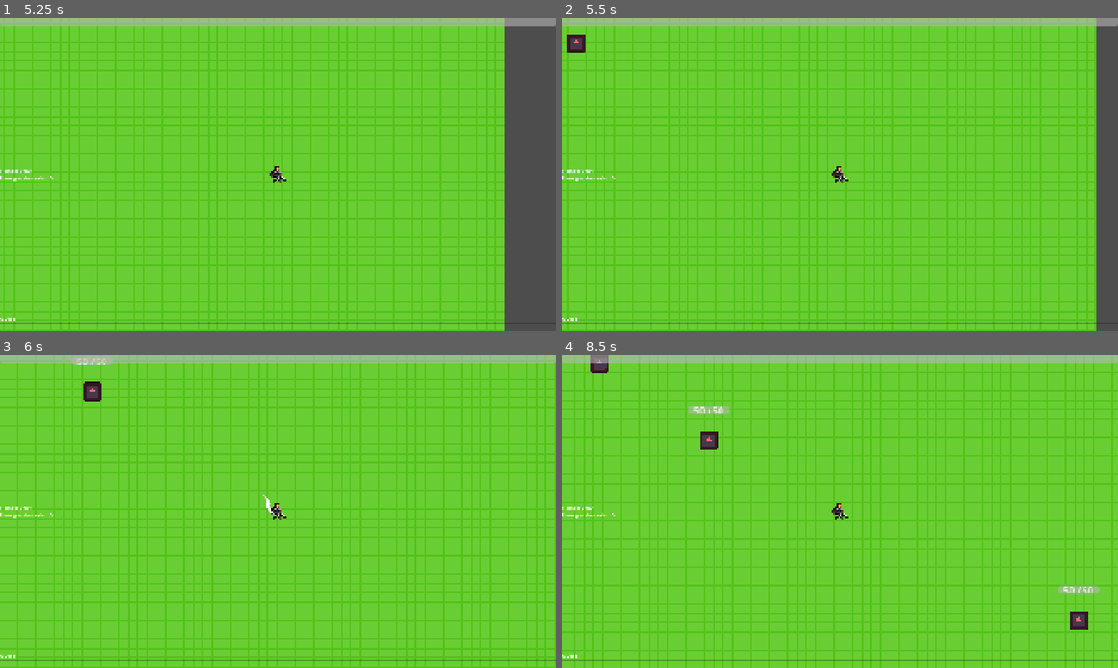
Above: before the commit, frames 1-4 (two rows, left to right).
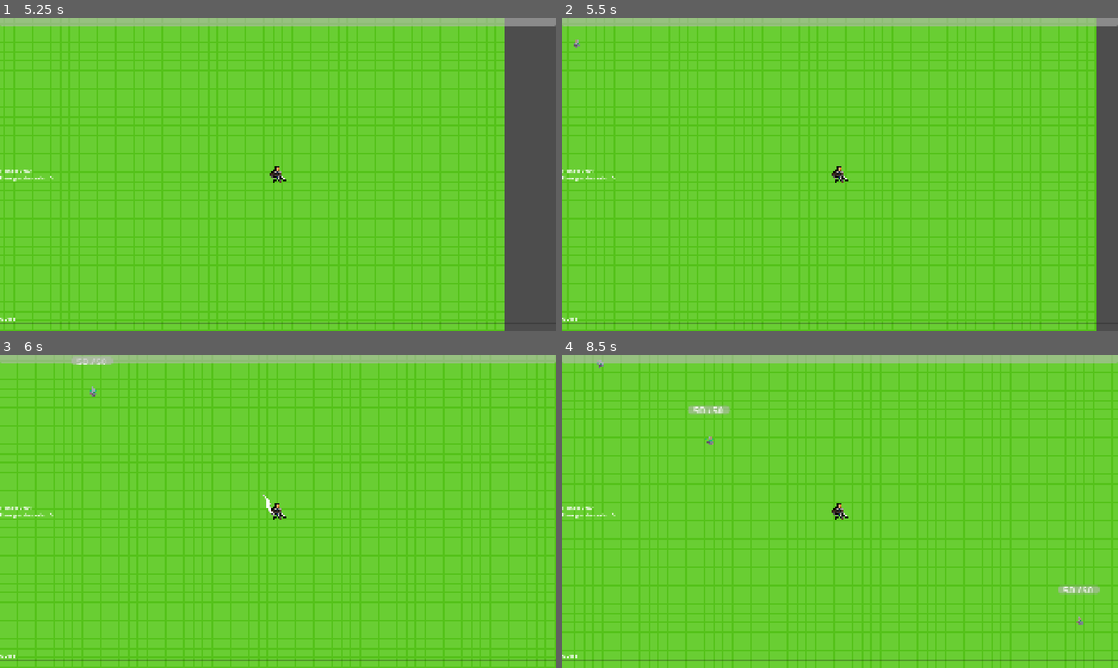
Above: after the commit, the same moments.

Repository: tesirm99/survivorlike
Game: Godot game, scene res://scenes/ui/main_menu.tscn
The game is run twice, just before and just after one commit, with the same random seed, the same clock (stepped at 60 frames per second) and the same inputs. The engine's default icon, where the game draws it, is replaced by a stand-in: a white triangle on a blue panel in a dark square.
Inputs (mouse positions are in pixels of both pictures, inside the frame that each line leads up to):
- Up to frame 1 (5.25 s): click "Jugar" at 0.5 s; click "Comenzar partida" at 1.25 s; tap Enter at 2 s; move the mouse to (400, 158) at 2.02 s; press the mouse at (400, 158) at 2.03 s; hold D (move_right) 2.03-2.78 s; move the mouse to (166, 190) at 2.77 s; release the mouse at (166, 190) at 2.78 s; hold S (move_down) 2.78-3.53 s; click (166, 190) at 2.85 s; move the mouse to (333, 105) at 3.52 s; press the mouse at (333, 105) at 3.53 s; hold D (move_right) 3.53-4.28 s; move the mouse to (250, 237) at 4.27 s; release the mouse at (250, 237) at 4.28 s; hold W (move_up) 4.28-5.03 s; click (250, 237) at 4.35 s; move the mouse to (444, 221) at 5.02 s; press the mouse at (444, 221) at 5.03 s; hold A (move_left) from 5.03 s (still down)
- Up to frame 2 (5.5 s): keep holding A (move_left)
- Up to frame 3 (6 s): keep holding A (move_left); move the mouse to (111, 464) at 5.77 s; release the mouse at (111, 464) at 5.78 s; click (111, 464) at 5.85 s
- Up to frame 4 (8.5 s): move the mouse to (867, 511) at 6.52 s; release A (move_left) at 6.53 s; press the mouse at (867, 511) at 6.53 s; hold S (move_down) 6.53-7.28 s; move the mouse to (756, 433) at 7.27 s; release the mouse at (756, 433) at 7.28 s; hold D (move_right) 7.28-8.03 s; click (756, 433) at 7.35 s; move the mouse to (962, 495) at 8.02 s; press the mouse at (962, 495) at 8.03 s; hold W (move_up) from 8.03 s (still down)

Frame 1 is identical in both runs. In frame 2, 0.2% of the frame differs, in the area x 0-5%, y 5-12%; in frame 3, 0.2%; in frame 4, 0.6%, in the area x 5-95%, y 0-88%.

Commit message:
+ add upgrade system

Diff:
--- a/resources/enemies/basic_enemy.tres
+++ b/resources/enemies/basic_enemy.tres
@@ -1,7 +1,7 @@
 [gd_resource type="Resource" script_class="EnemyData" format=3 uid="uid://ceuayd4v4pn5c"]
 
 [ext_resource type="Script" uid="uid://d2svjk6yq5ihx" path="res://scripts/data/enemy_data.gd" id="1_6l6fd"]
-[ext_resource type="Texture2D" uid="uid://c1tcul17vvmyr" path="res://icon.svg" id="2_jqeog"]
+[ext_resource type="Texture2D" uid="uid://ccg6qxahmlagy" path="res://assets/GoblinTundra.png" id="2_jqeog"]
 
 [resource]
 script = ExtResource("1_6l6fd")
--- /dev/null
+++ b/resources/upgrades/attack_speed_up.tres
@@ -0,0 +1,13 @@
+[gd_resource type="Resource" script_class="UpgradeData" format=3 uid="uid://c30x26kqg82c"]
+
+[ext_resource type="Texture2D" uid="uid://c1tcul17vvmyr" path="res://icon.svg" id="1_llian"]
+[ext_resource type="Script" uid="uid://bf3go46knfn0b" path="res://scripts/data/upgrade_data.gd" id="1_pt3ra"]
+
+[resource]
+script = ExtResource("1_pt3ra")
+id = &"attack_speed_up"
+display_name = "Attack Speed Up"
+icon = ExtResource("1_llian")
+type = 2
+value = 0.1
+metadata/_custom_type_script = "uid://bf3go46knfn0b"
--- /dev/null
+++ b/resources/upgrades/damage_up.tres
@@ -0,0 +1,13 @@
+[gd_resource type="Resource" script_class="UpgradeData" format=3 uid="uid://cod64ew1rw05h"]
+
+[ext_resource type="Texture2D" uid="uid://c1tcul17vvmyr" path="res://icon.svg" id="1_g4v6i"]
+[ext_resource type="Script" uid="uid://bf3go46knfn0b" path="res://scripts/data/upgrade_data.gd" id="1_k2jb4"]
+
+[resource]
+script = ExtResource("1_k2jb4")
+id = &"damage_up"
+display_name = "Damage Up"
+icon = ExtResource("1_g4v6i")
+type = 1
+value = 0.1
+metadata/_custom_type_script = "uid://bf3go46knfn0b"
--- /dev/null
+++ b/resources/upgrades/max_health_up.tres
@@ -0,0 +1,12 @@
+[gd_resource type="Resource" script_class="UpgradeData" format=3 uid="uid://7hwca1qcq2hw"]
+
+[ext_resource type="Texture2D" uid="uid://c1tcul17vvmyr" path="res://icon.svg" id="1_8dey0"]
+[ext_resource type="Script" uid="uid://bf3go46knfn0b" path="res://scripts/data/upgrade_data.gd" id="1_bvm1k"]
+
+[resource]
+script = ExtResource("1_bvm1k")
+id = &"max_health_up"
+display_name = "Max Health Up"
+icon = ExtResource("1_8dey0")
+value = 10.0
+metadata/_custom_type_script = "uid://bf3go46knfn0b"
--- a/scenes/game.tscn
+++ b/scenes/game.tscn
@@ -5,11 +5,16 @@
 [ext_resource type="PackedScene" uid="uid://cna5y6j6ssfha" path="res://scenes/player.tscn" id="2_lnu2h"]
 [ext_resource type="Resource" uid="uid://bqnpbs71xtem4" path="res://resources/characters/warrior.tres" id="3_lbhrr"]
 [ext_resource type="PackedScene" uid="uid://b7a3u8e4unkkw" path="res://scenes/ui/game_over_screen.tscn" id="4_gee14"]
+[ext_resource type="Script" uid="uid://bf3go46knfn0b" path="res://scripts/data/upgrade_data.gd" id="5_ir15t"]
 [ext_resource type="PackedScene" uid="uid://oo0rode1oi8d" path="res://scenes/enemy.tscn" id="5_p57ef"]
+[ext_resource type="Resource" uid="uid://c30x26kqg82c" path="res://resources/upgrades/attack_speed_up.tres" id="6_ca42v"]
 [ext_resource type="Resource" uid="uid://ceuayd4v4pn5c" path="res://resources/enemies/basic_enemy.tres" id="6_u5sy4"]
+[ext_resource type="Resource" uid="uid://cod64ew1rw05h" path="res://resources/upgrades/damage_up.tres" id="7_rysoc"]
 [ext_resource type="Script" uid="uid://d16tcd7wlw86t" path="res://scripts/enemy_spawner.gd" id="7_u5sy4"]
+[ext_resource type="Resource" uid="uid://7hwca1qcq2hw" path="res://resources/upgrades/max_health_up.tres" id="8_ssvqc"]
 [ext_resource type="PackedScene" uid="uid://cl1m476nyrb0g" path="res://scenes/ui/game_hud.tscn" id="9_0tnpc"]
 [ext_resource type="PackedScene" uid="uid://cesdkh5m4b62u" path="res://scenes/ui/pause_menu.tscn" id="9_vtaks"]
+[ext_resource type="PackedScene" uid="uid://28nn4ryanwux" path="res://scenes/ui/upgrade_choice_screen.tscn" id="10_kvpfn"]
 
 [sub_resource type="TileSetAtlasSource" id="TileSetAtlasSource_yqjtg"]
 texture = ExtResource("1_uwrxv")
@@ -76,6 +81,7 @@
 player_scene = ExtResource("2_lnu2h")
 debug_character = ExtResource("3_lbhrr")
 game_over_scene = ExtResource("4_gee14")
+available_upgrades = Array[ExtResource("5_ir15t")]([ExtResource("6_ca42v"), ExtResource("7_rysoc"), ExtResource("8_ssvqc")])
 
 [node name="Ground" type="TileMapLayer" parent="." unique_id=731926019]
 tile_map_data = PackedByteArray("AAAAAAAAAAAFAAAAAAAAAAEAAAAFAAAAAAAAAAIAAAAFAAAAAAAAAAMAAAAFAAAAAAAAAAQAAAAFAAAAAAAAAA …(63280 unchanged characters)…
@@ -100,4 +106,6 @@
 
 [node name="PauseMenu" parent="UI" unique_id=1377946251 instance=ExtResource("9_vtaks")]
 
+[node name="UpgradeChoiceScreen" parent="UI" unique_id=405978911 instance=ExtResource("10_kvpfn")]
+
 [node name="GameHUD" parent="." unique_id=929614623 instance=ExtResource("9_0tnpc")]
--- /dev/null
+++ b/scenes/ui/upgrade_choice_screen.tscn
@@ -0,0 +1,37 @@
+[gd_scene format=3 uid="uid://28nn4ryanwux"]
+
+[ext_resource type="Script" uid="uid://cpf65frwxkmhm" path="res://scripts/upgrade_choice_screen.gd" id="1_enr4j"]
+
+[node name="UpgradeChoiceScreen" type="Control" unique_id=405978911]
+process_mode = 3
+visible = false
+layout_mode = 3
+anchors_preset = 15
+anchor_right = 1.0
+anchor_bottom = 1.0
+grow_horizontal = 2
+grow_vertical = 2
+script = ExtResource("1_enr4j")
+
+[node name="Panel" type="Panel" parent="." unique_id=524433538]
+layout_mode = 0
+
+[node name="VBoxContainer" type="VBoxContainer" parent="Panel" unique_id=2079572400]
+layout_mode = 0
+offset_right = 40.0
+offset_bottom = 40.0
+
+[node name="TitleLabel" type="Label" parent="Panel/VBoxContainer" unique_id=1065429617]
+layout_mode = 2
+
+[node name="ChoiceButton1" type="Button" parent="Panel/VBoxContainer" unique_id=402108358]
+unique_name_in_owner = true
+layout_mode = 2
+
+[node name="ChoiceButton2" type="Button" parent="Panel/VBoxContainer" unique_id=1181868120]
+unique_name_in_owner = true
+layout_mode = 2
+
+[node name="ChoiceButton3" type="Button" parent="Panel/VBoxContainer" unique_id=986007294]
+unique_name_in_owner = true
+layout_mode = 2
--- /dev/null
+++ b/scripts/data/upgrade_data.gd
@@ -0,0 +1,15 @@
+class_name UpgradeData
+extends Resource
+
+enum UpgradeType {
+	MAX_HEALTH,
+	DAMAGE,
+	ATTACK_SPEED
+}
+
+@export var id: StringName
+@export var display_name: String
+@export var icon: Texture2D
+
+@export var type: UpgradeType
+@export var value := 0.0
--- a/scripts/enemy.gd
+++ b/scripts/enemy.gd
@@ -19,7 +19,7 @@
 		set_physics_process(false)
 		return
 	sprite.texture = data.texture
-	sprite.modulate = Color(1.0, 0.4, 0.4)
+	#sprite.modulate = Color(1.0, 0.4, 0.4)
 
 	contact_damage.setup(data.contact_damage)
 	health.setup(data.max_health)
--- a/scripts/game.gd
+++ b/scripts/game.gd
@@ -5,6 +5,7 @@
 @export var player_scene: PackedScene
 @export var debug_character: CharacterData
 @export var game_over_scene: PackedScene
+@export var available_upgrades: Array[UpgradeData]
 
 @onready var entities: Node2D = $Entities
 @onready var attacks: Node2D = %Attacks
@@ -14,6 +15,7 @@
 @onready var ui: CanvasLayer = $UI
 @onready var hud: GameHUD = $GameHUD
 @onready var pause_menu: PauseMenu = $UI/PauseMenu
+@onready var upgrade_choice_screen: UpgradeChoiceScreen = $UI/UpgradeChoiceScreen
 
 var player: Player
 var enemies_killed := 0
@@ -26,9 +28,11 @@
 
 	pause_menu.resume_requested.connect(_resume_game)
 	pause_menu.exit_requested.connect(_exit_to_main_menu)
+	upgrade_choice_screen.upgrade_selected.connect(_on_upgrade_selected)
 
 	_spawn_player()
 	enemy_spawner.enemy_spawned.connect(_on_enemy_spawned)
+
 
 func _process(delta: float) -> void:
 	if game_finished:
@@ -55,6 +59,8 @@
 	hud.setup(player)
 	hud.set_kills(enemies_killed)
 	hud.set_time(survived_time)
+
+	player.leveled_up.connect(_on_player_leveled_up)
 
 	enemy_spawner.setup(
 		player.player_camera,
@@ -87,7 +93,7 @@
 	game_over.setup(enemies_killed, survived_time)
 
 func _unhandled_input(event: InputEvent) -> void:
-	if game_finished:
+	if game_finished or upgrade_choice_screen.visible:
 		return
 
 	if event.is_action_pressed("ui_cancel"):
@@ -97,6 +103,9 @@
 			_pause_game()
 
 func _pause_game() -> void:
+	if upgrade_choice_screen.visible:
+		return
+
 	is_paused_by_menu = true
 	get_tree().paused = true
 	pause_menu.open()
@@ -109,3 +118,25 @@
 func _exit_to_main_menu() -> void:
 	get_tree().paused = false
 	get_tree().change_scene_to_file(MAIN_MENU_SCENE)
+
+func _on_player_leveled_up(_new_leve: int) -> void:
+	if game_finished:
+		return
+
+	get_tree().paused = true
+
+	var choices := _get_upgrade_choice()
+	upgrade_choice_screen.open(choices)
+
+func _get_upgrade_choice() -> Array[UpgradeData]:
+	var pool := available_upgrades.duplicate()
+	pool.shuffle()
+	return pool.slice(0, min(3, pool.size()))
+
+func _on_upgrade_selected(upgrade: UpgradeData) -> void:
+	upgrade_choice_screen.close()
+
+	if is_instance_valid(player):
+		player.apply_upgrade(upgrade)
+
+	get_tree().paused = false
--- a/scripts/health.gd
+++ b/scripts/health.gd
@@ -23,3 +23,16 @@
 	if is_zero_approx(current_health):
 		is_dead = true
 		died.emit()
+
+func increase_max_health(amount: float, heal: bool) -> void:
+	if amount <= 0.0 or is_dead:
+		return
+
+	maximum_health += amount
+
+	if heal:
+		current_health += amount
+	else:
+		current_health = minf(current_health, maximum_health)
+
+	health_changed.emit(current_health, maximum_health)
--- a/scripts/player.gd
+++ b/scripts/player.gd
@@ -13,7 +13,10 @@
 @onready var experience: ExperienceComponent = $ExperienceComponent
 @onready var player_camera: Camera2D = $Camera2D
 @onready var invulnerability_timer: Timer = $InvulnerabilityTimer
+
 var data: CharacterData
+var damage_mult := 1.0
+var attack_speed_mult := 1.0
 
 func _ready() -> void:
 	add_to_group("player")
@@ -82,3 +85,25 @@
 func _on_died() -> void:
 	set_physics_process(false)
 	died.emit()
+
+func apply_upgrade(upgrade: UpgradeData) -> void:
+	match upgrade.type:
+		UpgradeData.UpgradeType.MAX_HEALTH:
+			_apply_max_health_upgrade(upgrade.value)
+		UpgradeData.UpgradeType.DAMAGE:
+			damage_mult = upgrade.value
+			_update_weapon_stats()
+		UpgradeData.UpgradeType.ATTACK_SPEED:
+			attack_speed_mult = upgrade.value
+			_update_weapon_stats()
+
+func _apply_max_health_upgrade(amount: float) -> void:
+	health.increase_max_health(amount, true)
+
+func _update_weapon_stats() -> void:
+	if data == null:
+		return
+	weapon_controller.set_modifiers(
+		damage_mult,
+		attack_speed_mult
+	)
--- /dev/null
+++ b/scripts/upgrade_choice_screen.gd
@@ -0,0 +1,37 @@
+class_name UpgradeChoiceScreen
+extends Control
+
+signal upgrade_selected(upgrade: UpgradeData)
+
+@onready var buttons: Array[Button] = [
+	%ChoiceButton1,
+	%ChoiceButton2,
+	%ChoiceButton3
+]
+
+var current_upgrades: Array[UpgradeData] = []
+
+# Called when the node enters the scene tree for the first time.
+func _ready() -> void:
+	for i in buttons.size():
+		buttons[i].pressed.connect(_on_button_pressed.bind(i))
+
+func open(upgrades: Array[UpgradeData]) -> void:
+	current_upgrades = upgrades
+	visible = true
+	for i in buttons.size():
+		var upgrade := current_upgrades[i]
+		buttons[i].text = "%s\n%s" % [
+			upgrade.display_name,
+			upgrade.value
+		]
+	buttons[0].grab_focus()
+
+func close() -> void:
+	visible = false
+	current_upgrades.clear()
+
+func _on_button_pressed(index: int) -> void:
+	if index < 0 or index >= current_upgrades.size():
+		return
+	upgrade_selected.emit(current_upgrades[index])
--- a/scripts/weapon_controller.gd
+++ b/scripts/weapon_controller.gd
@@ -8,6 +8,8 @@
 var weapon: WeaponData
 var base_damage := 0.0
 var attack_parent: Node
+var damage_mod := 1.0
+var attack_speed_mod := 1.0
 
 func setup(
 	new_weapon: WeaponData,
@@ -17,7 +19,7 @@
 	weapon = new_weapon
 	base_damage = new_base_damage
 	attack_parent = new_attack_parent
-	cooldown_timer.wait_time = weapon.cooldown
+	cooldown_timer.wait_time = weapon.cooldown / attack_speed_mod
 
 func attack(origin: Vector2, direction: Vector2) -> void:
 	if weapon == null or not cooldown_timer.is_stopped():
@@ -30,7 +32,14 @@
 		weapon.attack_data,
 		origin,
 		direction,
-		base_damage * weapon.damage_multiplier
+		base_damage * weapon.damage_multiplier * damage_mod
 	)
+	print("PLAYER ATACA CON %d DAÑO" % (base_damage * weapon.damage_multiplier * damage_mod))
+	cooldown_timer.start()
 
-	cooldown_timer.start()
+func set_modifiers(new_damage_mod: float, new_attack_speed_mod: float) -> void:
+	damage_mod += new_damage_mod
+	attack_speed_mod += new_attack_speed_mod
+
+	if weapon != null:
+		cooldown_timer.wait_time = weapon.cooldown / attack_speed_mod
Binary file added: assets/GoblinTundra.png
Not shown, added: assets/GoblinTundra.png.import
Not shown, added: scripts/data/upgrade_data.gd.uid
Not shown, added: scripts/upgrade_choice_screen.gd.uid
